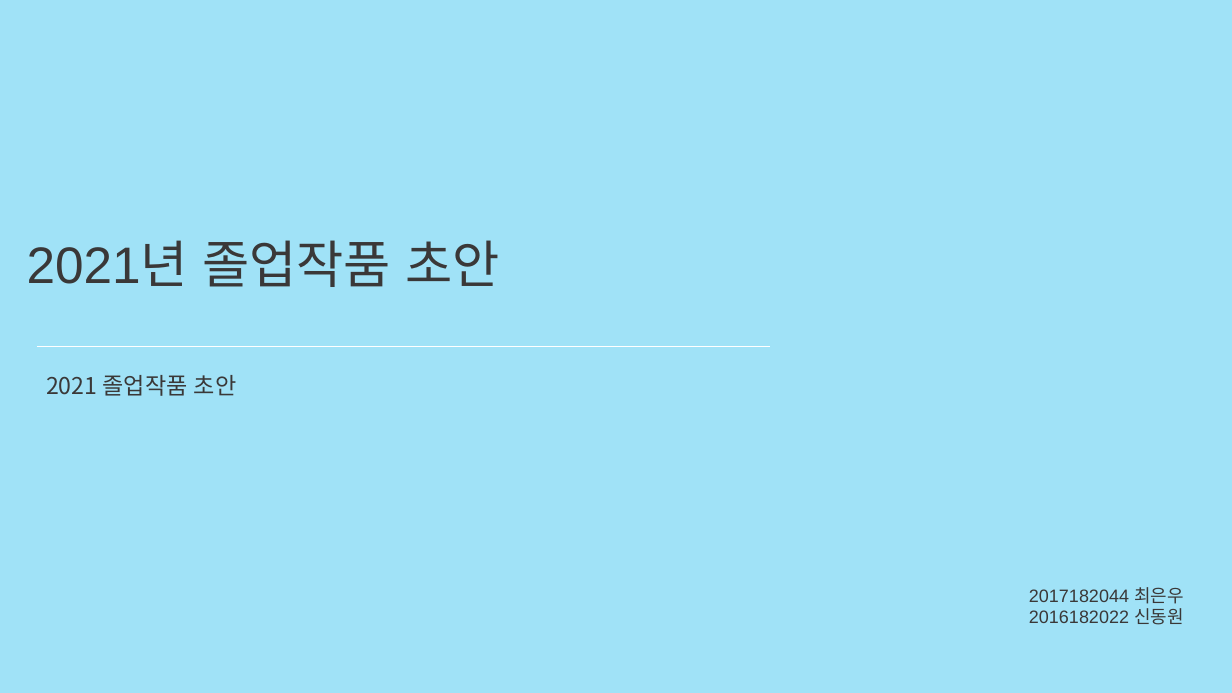
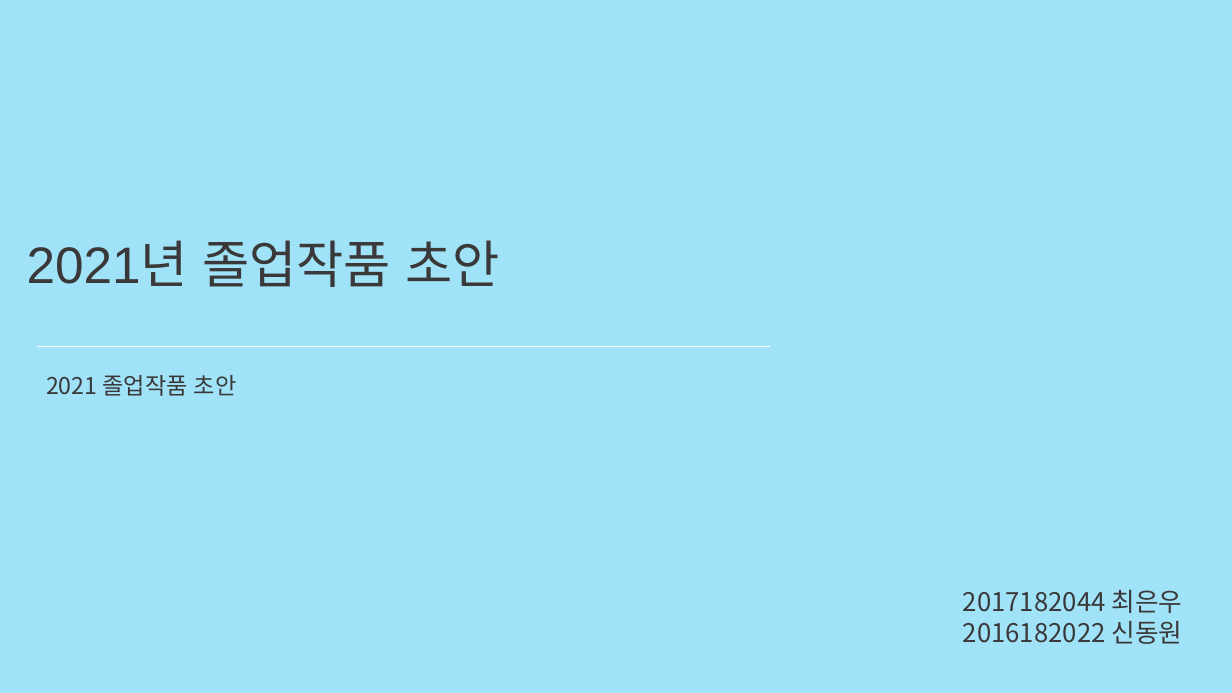
Before and after one commit to dmsdn16/kpu_projects, a slide deck: slide 1 of 졸업작품 제안서/졸업작품 초안 세이브 (3).pptx. Drawn at 1232x693 pixels with LibreOffice and Linux fonts; fonts in the diff are those of the drawing. Boxes give left, top, right and bottom in pixels: in the first picture for what was removed or moved away, otherwise in the second. Text is boxed around its words. In the diff, an @@ line names an element or a change of style, - is before the commit and + after.

```diff
--- a/졸업작품 제안서/졸업작품 초안 세이브 (3).pptx
+++ b/졸업작품 제안서/졸업작품 초안 세이브 (3).pptx
@@ text "2017182044 최은우": place and size @@
-text "2017182044 최은우" at bbox=[1029, 587, 1184, 625]
+text "2017182044 최은우" at bbox=[963, 589, 1182, 644]
@@ text "2017182044 최은우" at bbox=[963, 589, 1182, 644]: size 14 to 20 pt, font Arial to Noto Sans CJK KR @@
```
Also in this commit, not shown: 7 other slides changed, 1 other file.
